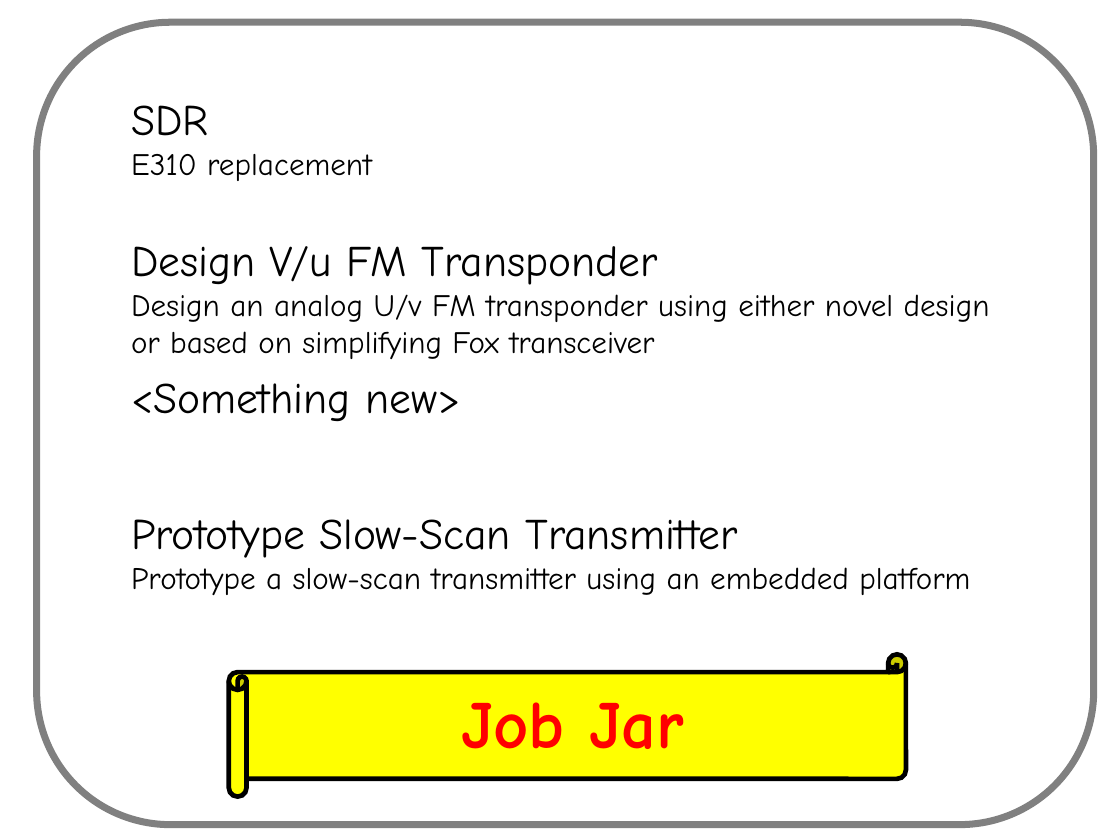
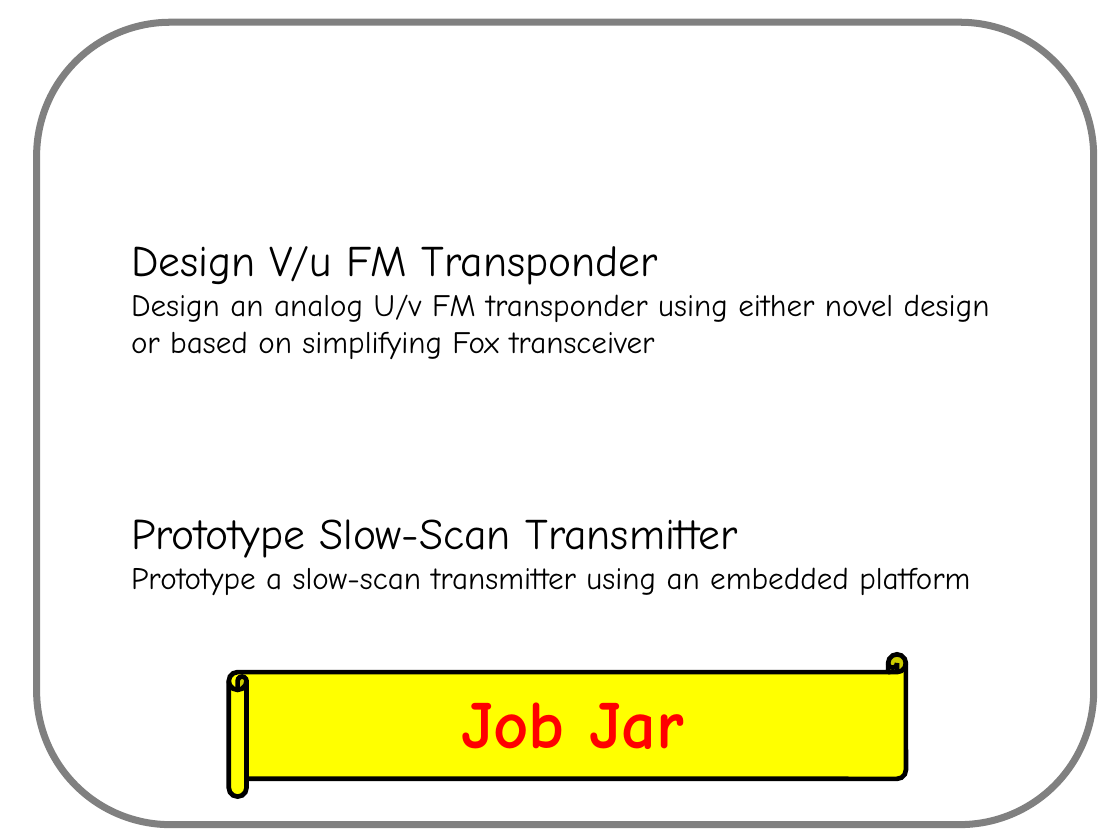
Before and after one commit to AMSAT-NA/fox-plus, a slide deck: slide 3 of weekly_engineering_meetings/2022-12-07/ASCENT-FOX+ Slide.odp. Drawn at 1120x840 pixels with LibreOffice and Linux fonts; fonts in the diff are those of the drawing. Boxes give left, top, right and bottom in pixels: in the first picture for what was removed or moved away, otherwise in the second. Text is boxed around its words. In the diff, an @@ line names an element or a change of style, - is before the commit and + after.

```diff
--- a/weekly_engineering_meetings/2022-12-07/ASCENT-FOX+ Slide.odp
+++ b/weekly_engineering_meetings/2022-12-07/ASCENT-FOX+ Slide.odp
@@ text removed at [131, 105, 372, 181] @@
-SDR
-E310 replacement
@@ text removed at [131, 383, 460, 422] @@
-<Something new>
```
Also in this commit, not shown: 5 other slides changed, 4 other files.
